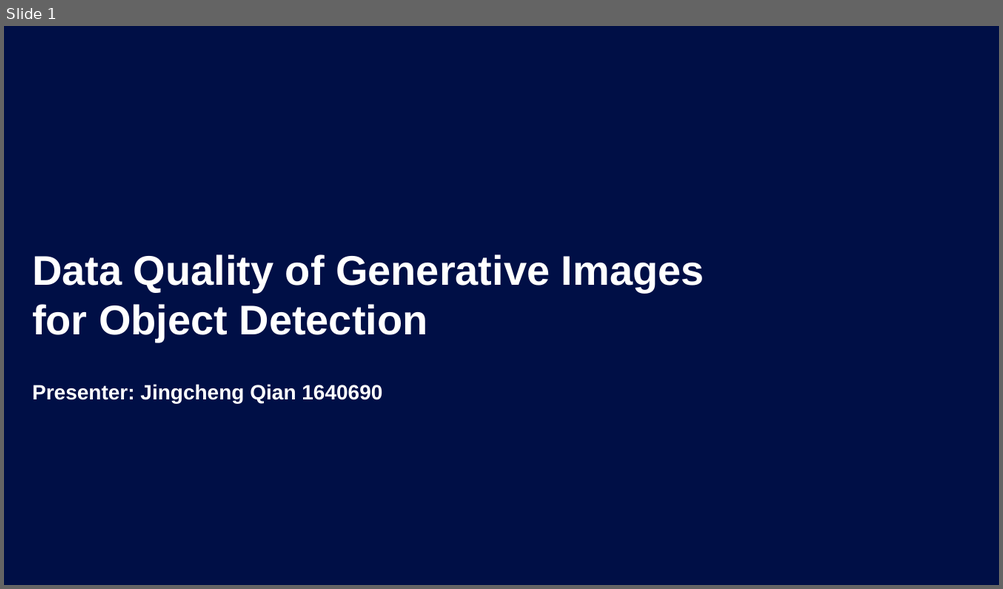
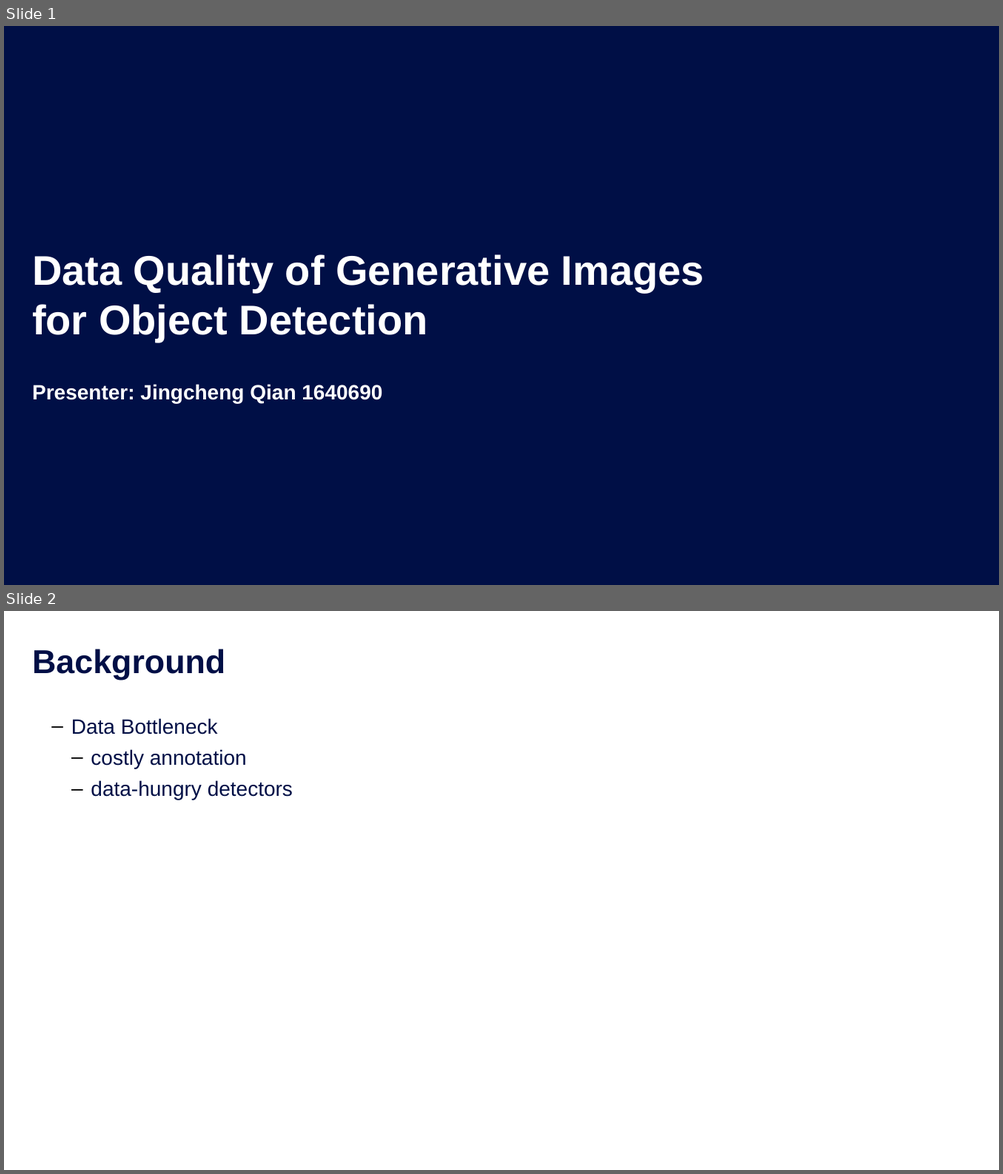
Before and after one commit to chengchengchenchen/MCS-Research-Project, a slide deck: doc/Presentation.pptx. Shown one above the other, each under a label of ours: slide 1 before the commit, slides 1 and 2 after it. The pictures are 1003x589 and 1003x1174 pixels, drawn with LibreOffice and Linux fonts; fonts in the diff are those of the drawing; background and template pictures are left out. Boxes give left, top, right and bottom in pixels: in the first picture for what was removed or moved away, otherwise in the second. Text is boxed around its words. In the diff, an @@ line names an element or a change of style, - is before the commit and + after.

```diff
--- a/doc/Presentation.pptx
+++ b/doc/Presentation.pptx
@@ slide 2 added at <box>4,611,999,1170</box>, background #FFFFFF @@
@@ title added at <box>32,649,225,680</box>, 32 pt, text #000F46, bold @@
+Background
@@ text added at <box>71,718,293,800</box>, 20 pt, text #000F46 @@
+      ‒ Data Bottleneck
+        ‒ costly annotation
+        ‒ data-hungry detectors
```
Also in this commit, not shown: 16 other slides added, 7 slides removed, 15 other files.
